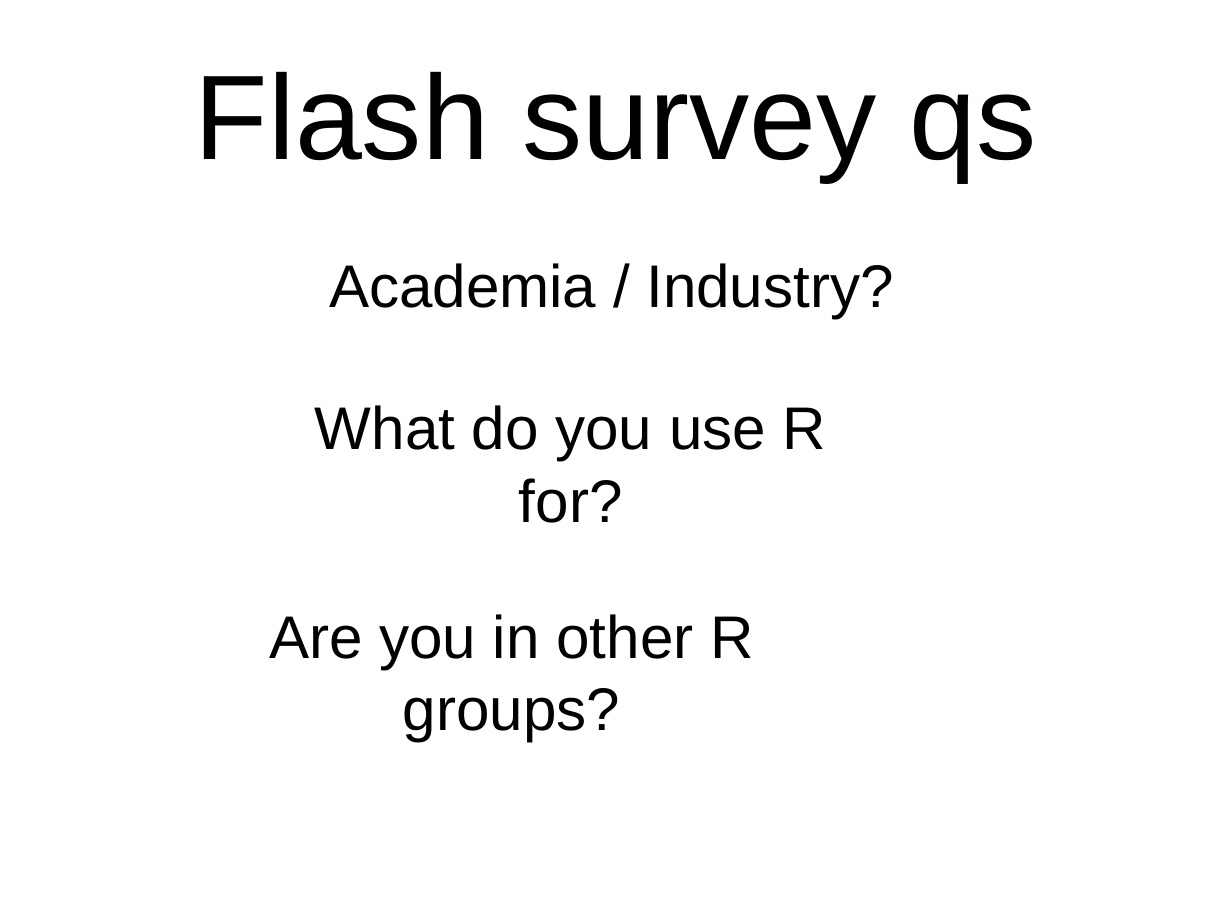
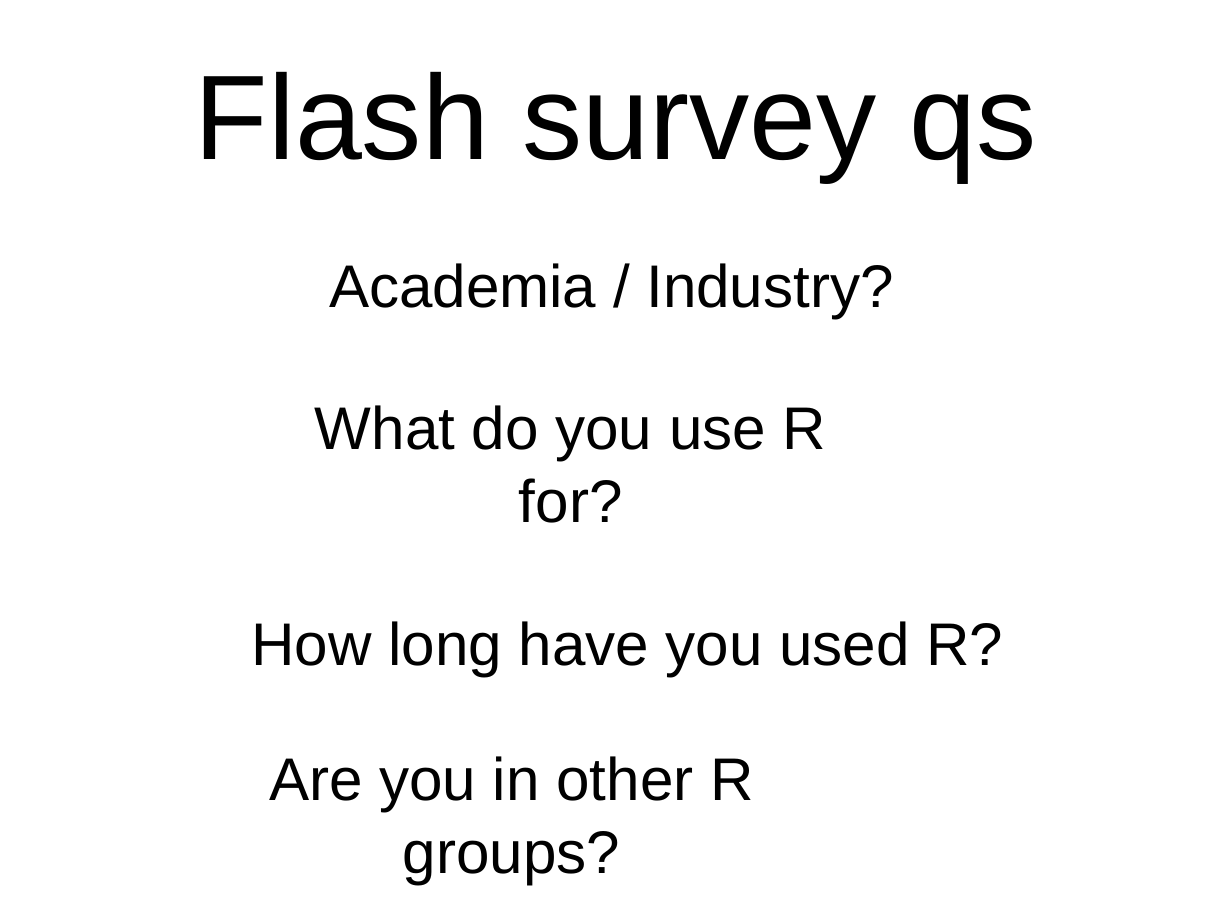
Before and after one commit to rladies-paris/inaugural_meeting_2016-10-05, a slide deck: slide 9 of presentation/inaugural_meeting_2016-10-05_presentation.pptx. Drawn at 1232x924 pixels with LibreOffice and Linux fonts; fonts in the diff are those of the drawing. Boxes give left, top, right and bottom in pixels: in the first picture for what was removed or moved away, otherwise in the second. Text is boxed around its words. In the diff, an @@ line names an element or a change of style, - is before the commit and + after.

Commit message:
Minor presentation updates. Made PDF of slides.

```diff
--- a/presentation/inaugural_meeting_2016-10-05_presentation.pptx
+++ b/presentation/inaugural_meeting_2016-10-05_presentation.pptx
@@ text added at (251,621,1004,676), 50 pt, text #000000 @@
+How long have you used R?
@@ text "Are you in other R ...": place and size @@
-text "Are you in other R ..." at (269,614,753,741)
+text "Are you in other R ..." at (269,756,753,884)
```
Also in this commit, not shown: 2 other files.
